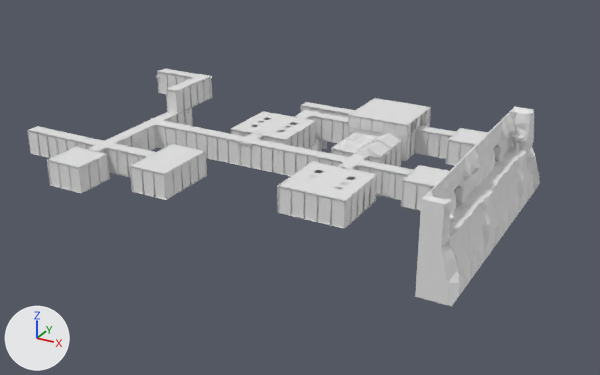
The OBJ model Samples/04 Collada/Resources/SceneNavmeshTest/modular_dungeon.obj as it was, and as the next commit left it.
Rendered twice from a 50 mm camera at (83.1, -89.6, 48.8) aimed at (25.2, 15.7, -3.9). The axes (+X, +Y, +Z) are drawn at lower left. The lights are the same throughout. Where no turn or scale is listed for an object, it has been applied to the vertices.

Names of what the first picture shows: 'modular_dungeon'.
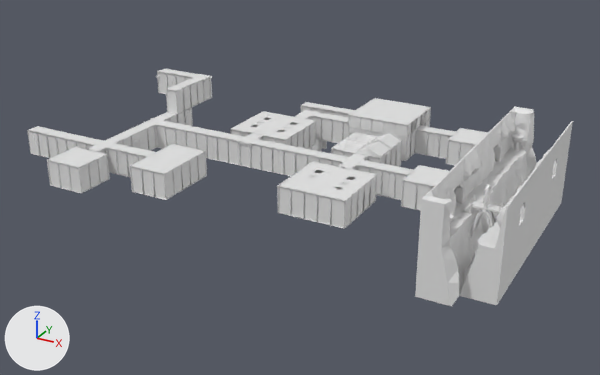
Where the change shows, as pixel boxes [x1, y1, x2, y2] in the pictures (600 x 375 px):
'modular_dungeon', reshaped (6% wider)
    before: [27, 69, 540, 306]
    after: [27, 69, 573, 306]
part 1 of me_modular_dungeon, added
    after: [460, 121, 573, 305]

What the commit changed:
me_modular_dungeon is used by ob_modular_dungeon; location (0.0, 0.0, 0.0).
me_modular_dungeon had 50340 vertices, 96441 faces and spanned x -15.0..56.7, y -9.1..42.0, z -8.0..8.1.
me_modular_dungeon now has 53156 vertices, 102233 faces and spans x -15.0..61.0, y -9.1..42.0, z -8.0..8.1.
me_modular_dungeon part 1: 3901 vertices added at x 52.8..61.0, y 3.0..39.0, z -8.0..6.0.
